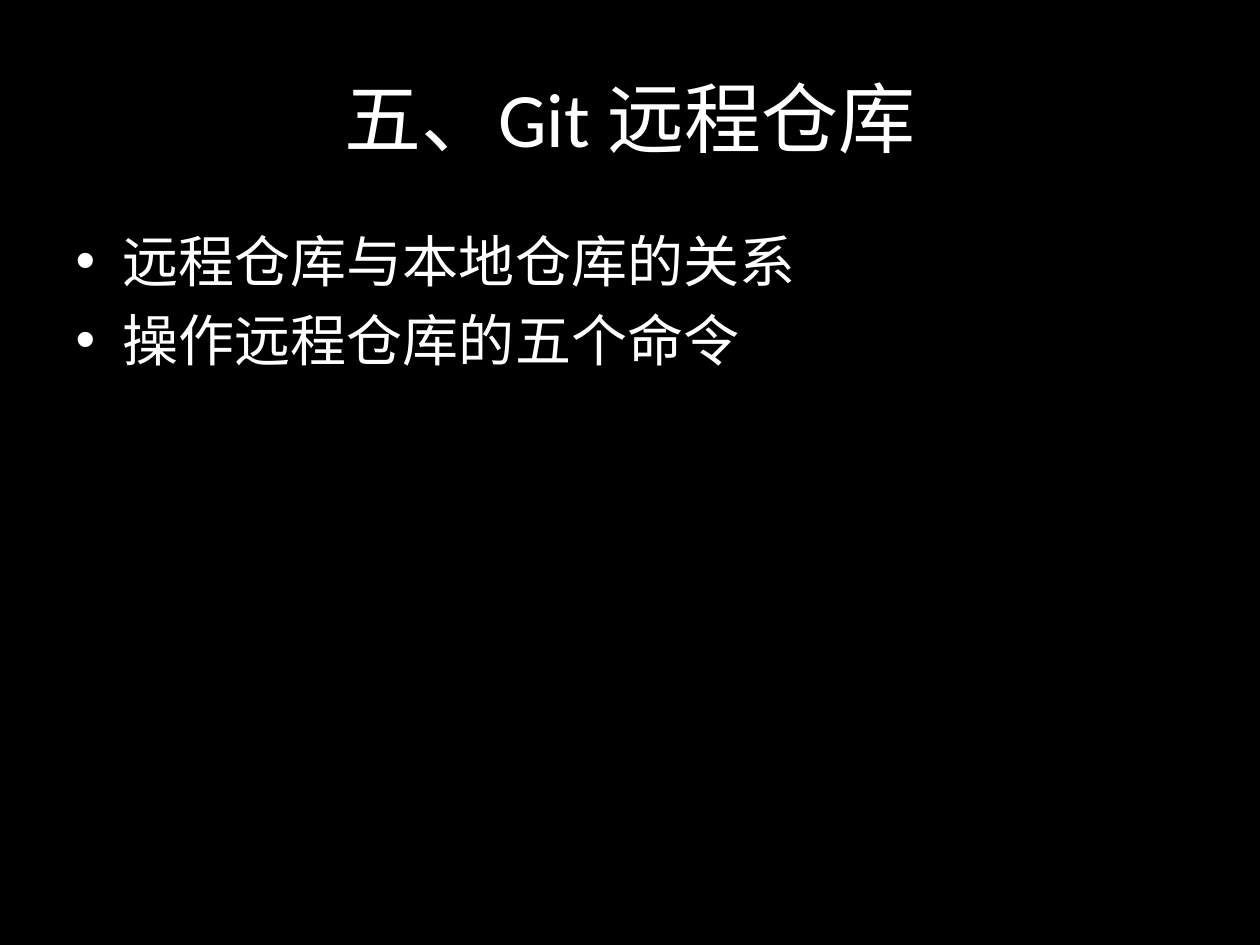
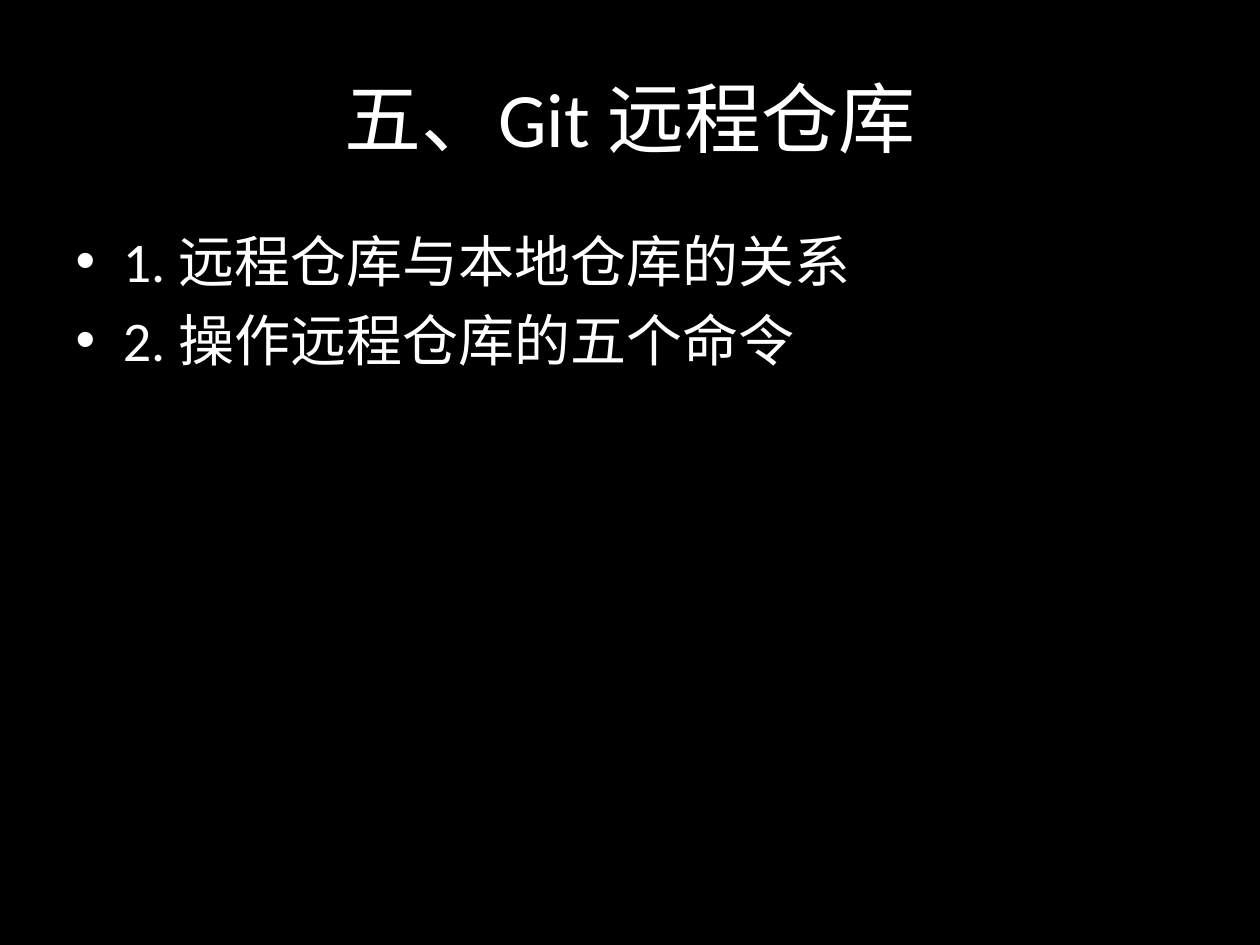
Before and after one commit to sontekliu/git-book, a slide deck: slide 31 of Git.pptx. Drawn at 1260x945 pixels with LibreOffice and Linux fonts; fonts in the diff are those of the drawing. Boxes give left, top, right and bottom in pixels: in the first picture for what was removed or moved away, otherwise in the second. Text is boxed around its words. In the diff, an @@ line names an element or a change of style, - is before the commit and + after.

```diff
--- a/Git.pptx
+++ b/Git.pptx
@@ text at <box>123,235,850,366</box>: text changed @@
-• 远程仓库与本地仓库的关系
-• 操作远程仓库的五个命令
+• 1. 远程仓库与本地仓库的关系
+• 2. 操作远程仓库的五个命令
```
Also in this commit, not shown: 18 other slides changed.
